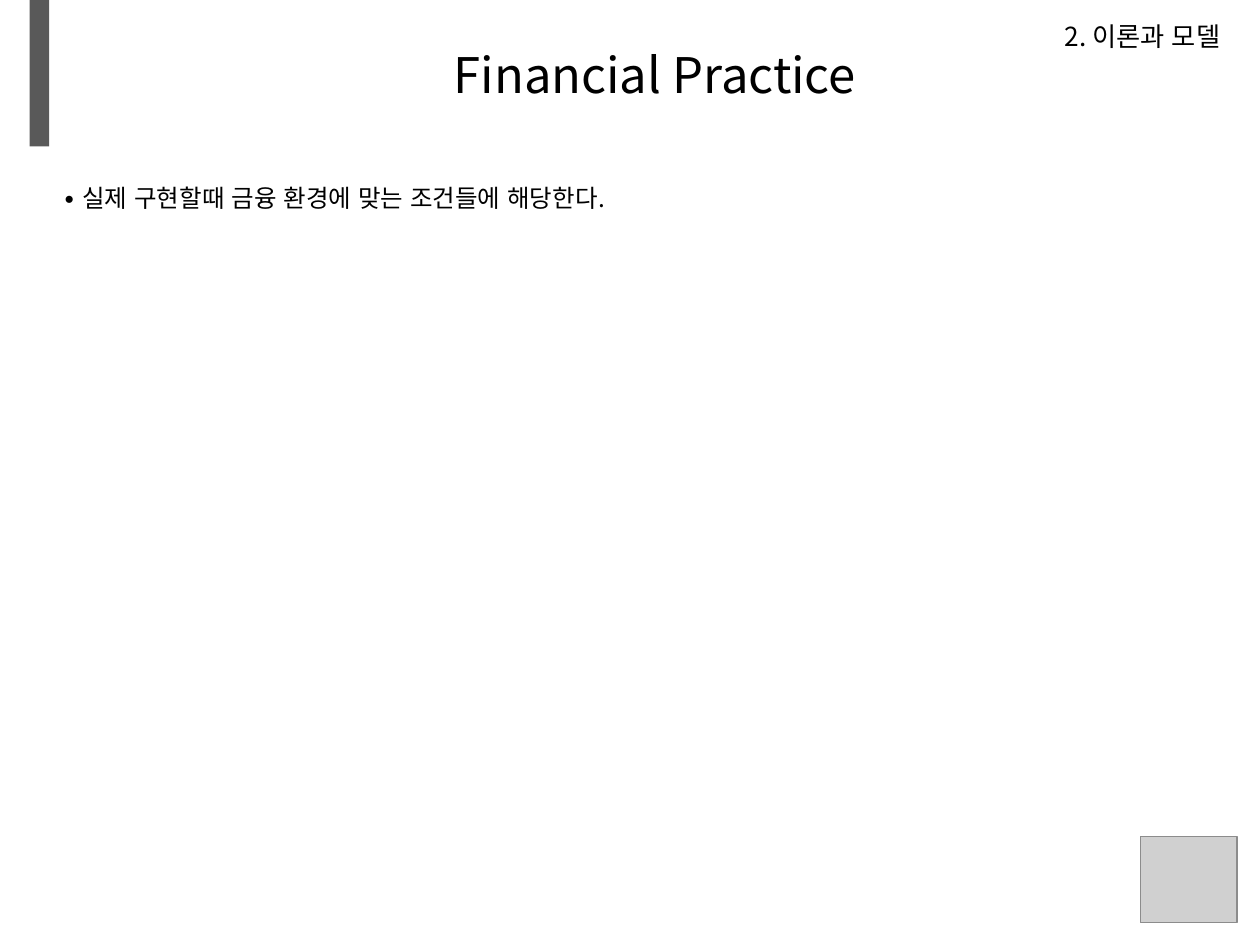
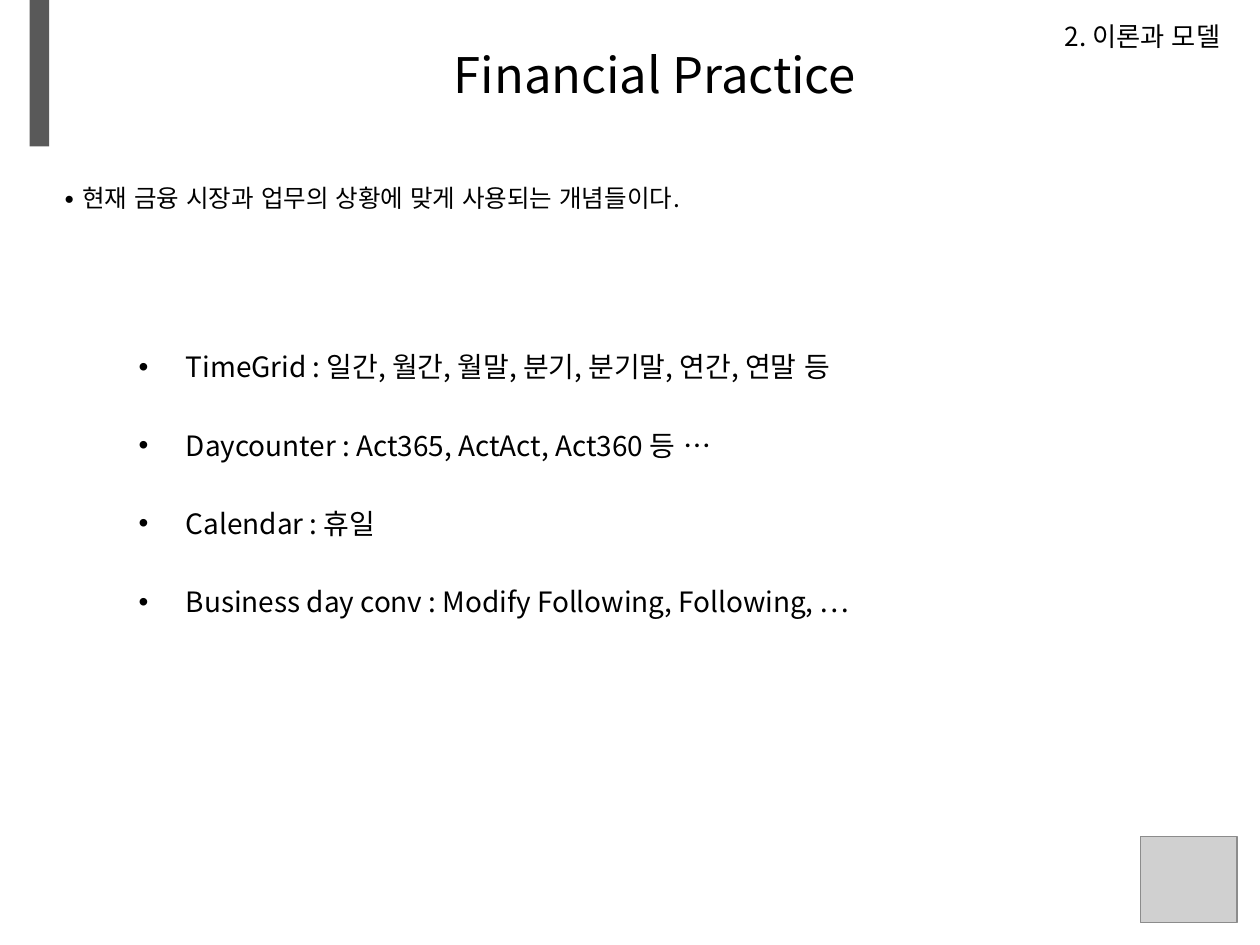
Before and after one commit to minikie/mxdocs, a slide deck: slide 24 of docs/ppt/test.pptm. Drawn at 1260x945 pixels with LibreOffice and Linux fonts; fonts in the diff are those of the drawing; grey boxes stand for pictures; background and template pictures are left out. Boxes give left, top, right and bottom in pixels: in the first picture for what was removed or moved away, otherwise in the second. Text is boxed around its words. In the diff, an @@ line names an element or a change of style, - is before the commit and + after.

```diff
--- a/docs/ppt/test.pptm
+++ b/docs/ppt/test.pptm
@@ text at (82,186,680,209): text changed @@
-∙ 실제 구현할때 금융 환경에 맞는 조건들에 해당한다.
+∙ 현재 금융 시장과 업무의 상황에 맞게 사용되는 개념들이다.
@@ text added at (186,354,830,619), 16 pt, text #000000 @@
+• TimeGrid : 일간, 월간, 월말, 분기, 분기말, 연간, 연말 등
+• Daycounter : Act365, ActAct, Act360 등 …
+• Calendar : 휴일
+• Business day conv : Modify Following, Following, …
```
Also in this commit, not shown: 34 other slides changed, 2 slides removed, 1 other file.
